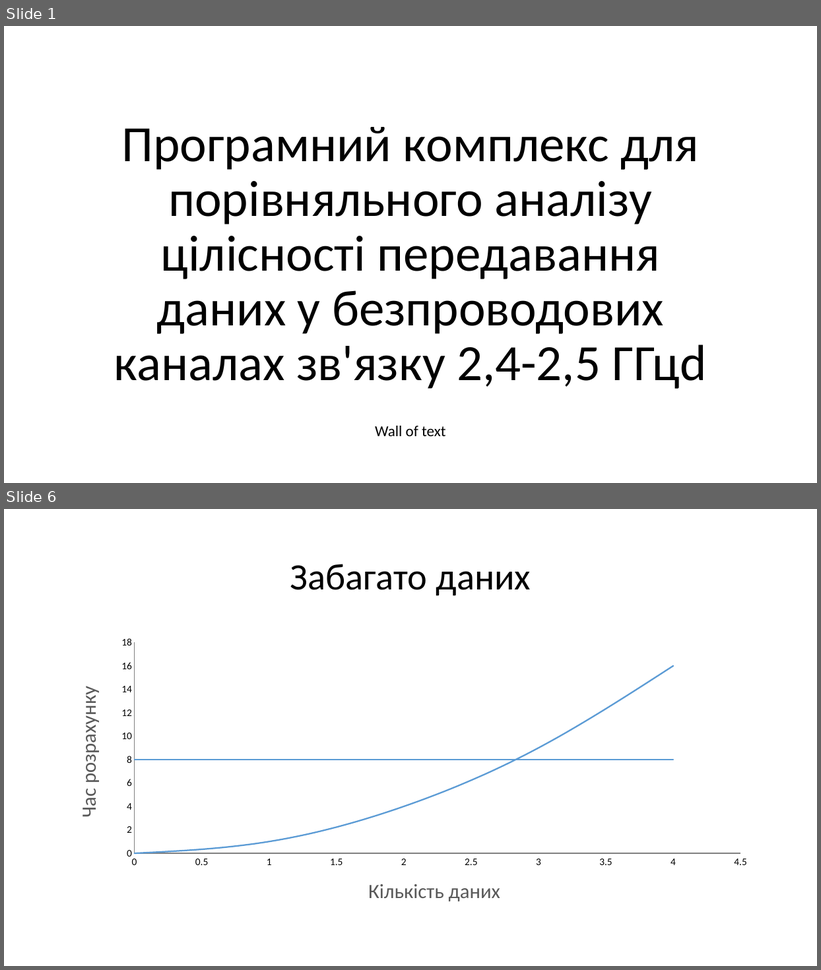
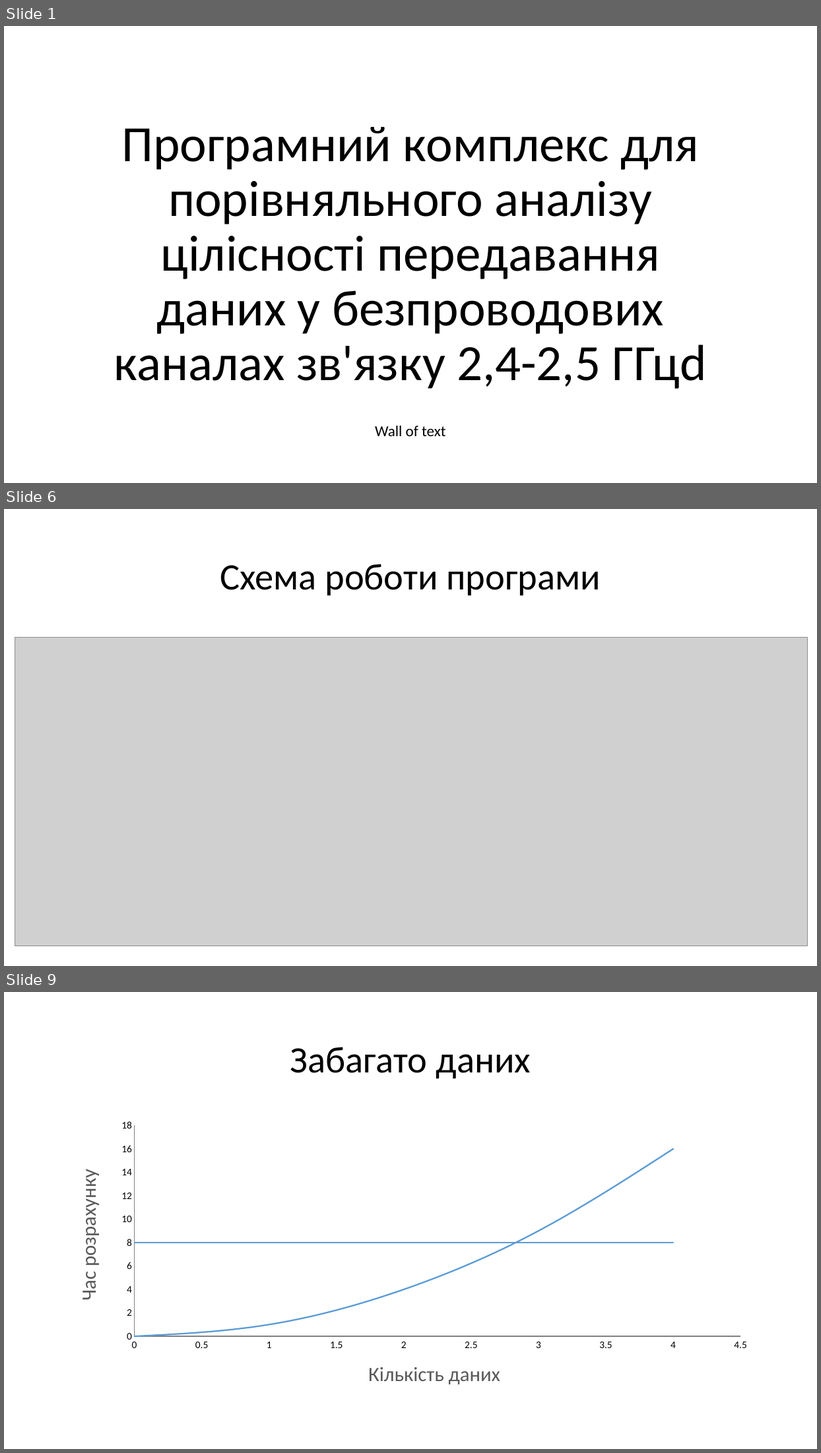
Before and after one commit to RasAlhague/MDRV-Diploma, a slide deck: Presentation.pptx. Shown one above the other, each under a label of ours: slides 1 and 6 before the commit, slides 1, 6 and 9 after it; the slides between them are not shown. The pictures are 821x970 and 821x1453 pixels, drawn with LibreOffice and Linux fonts; fonts in the diff are those of the drawing; grey boxes stand for pictures; background and template pictures are left out. Boxes give left, top, right and bottom in pixels: in the first picture for what was removed or moved away, otherwise in the second. Text is boxed around its words. In the diff, an @@ line names an element or a change of style, - is before the commit and + after.

```diff
--- a/Presentation.pptx
+++ b/Presentation.pptx
@@ slide 6 added at (x1=4, y1=509, x2=817, y2=966), background picture (left out) @@
@@ title added at (x1=220, y1=564, x2=601, y2=595), 44 pt, text #000000 @@
+Схема роботи програми
@@ picture added at (x1=15, y1=637, x2=807, y2=947) @@
@@ what was slide 6 is now slide 9 @@
```
Also in this commit, not shown: 1 slide changed, 2 other slides added, 6 other files.
